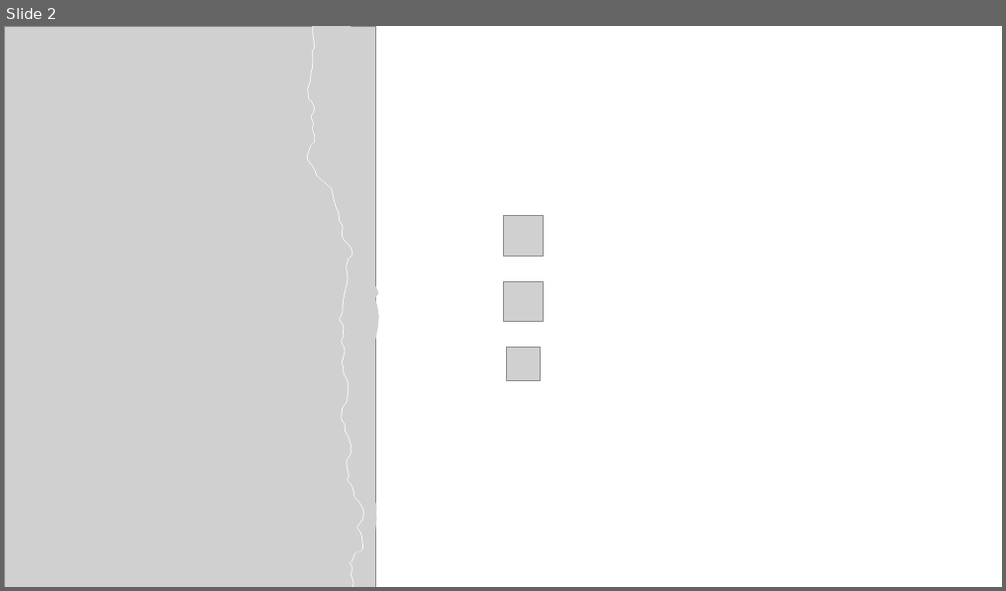
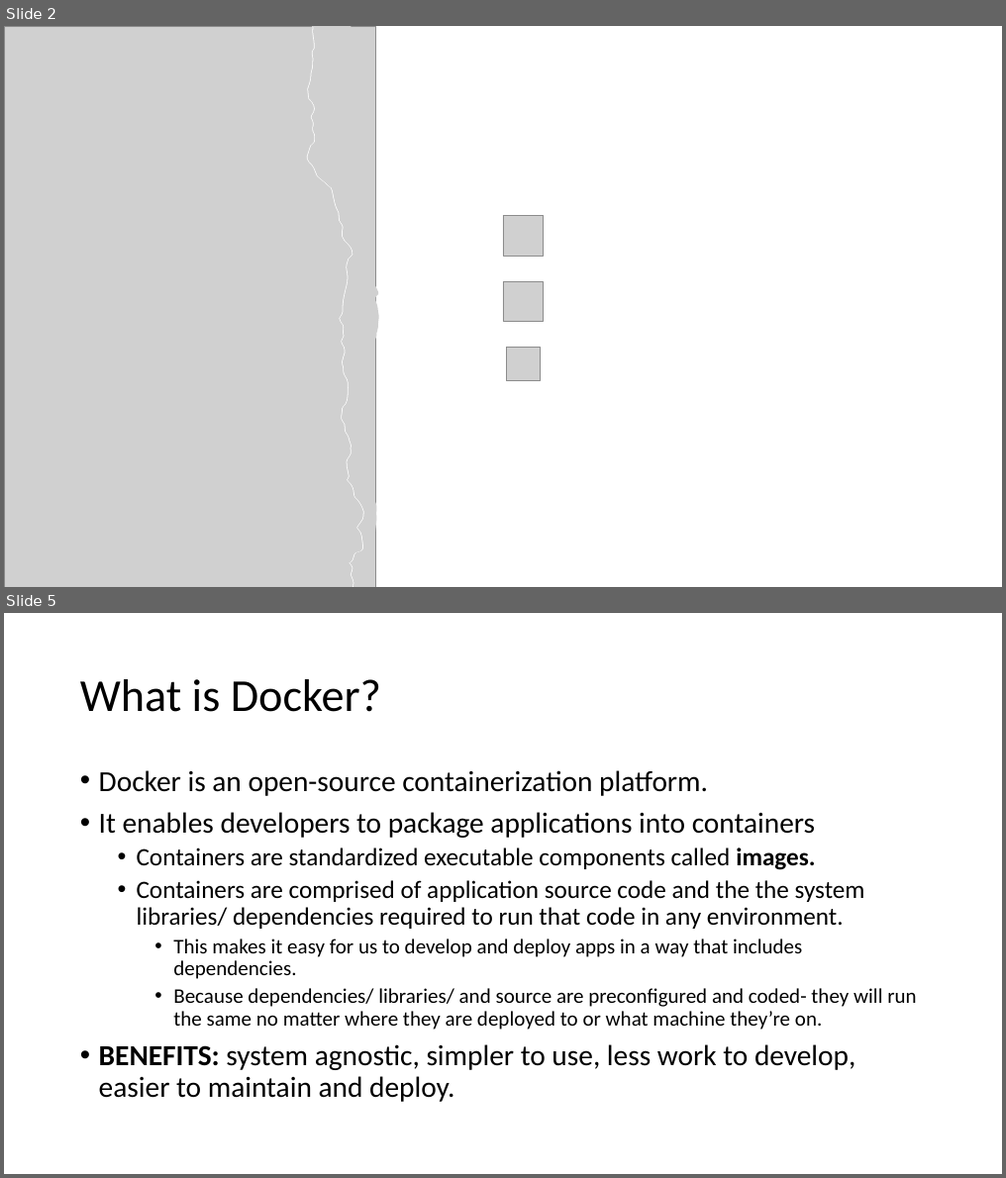
Before and after one commit to dvdmrk/DockerPresentation, a slide deck: Slides/DockerPresentation.pptx. Shown one above the other, each under a label of ours: slide 2 before the commit, slides 2 and 5 after it; the slides between them are not shown. The pictures are 1006x591 and 1006x1178 pixels, drawn with LibreOffice and Linux fonts; fonts in the diff are those of the drawing; grey boxes stand for pictures. Boxes give left, top, right and bottom in pixels: in the first picture for what was removed or moved away, otherwise in the second. Text is boxed around its words. In the diff, an @@ line names an element or a change of style, - is before the commit and + after.

Commit message:
Updated slides and files

```diff
--- a/Slides/DockerPresentation.pptx
+++ b/Slides/DockerPresentation.pptx
@@ slide 5 added at [4, 613, 1002, 1174], background #FFFFFF @@
@@ title added at [80, 679, 381, 712], 44 pt, text #000000 @@
+What is Docker?
@@ text added at [99, 770, 916, 1102], 20 pt, text #000000 @@
+• Docker is an open-source containerization platform.
+• It enables developers to package applications into containers
+  • Containers are standardized executable components called images.
+  • Containers are comprised of application source code and the the system libraries/ dependencies required to run that code in any environment.
+    • This makes it easy for us to develop and deploy apps in a way that includes dependencies.
+    • Because dependencies/ libraries/ and source are preconfigured and coded- they will run the same no matter where they are deployed to or what machine they’re on.
+• BENEFITS: system agnostic, simpler to use, less work to develop, easier to maintain and deploy.
```
Also in this commit, not shown: 1 slide changed, 5 other slides added, 7 slides removed, 2 other files.
